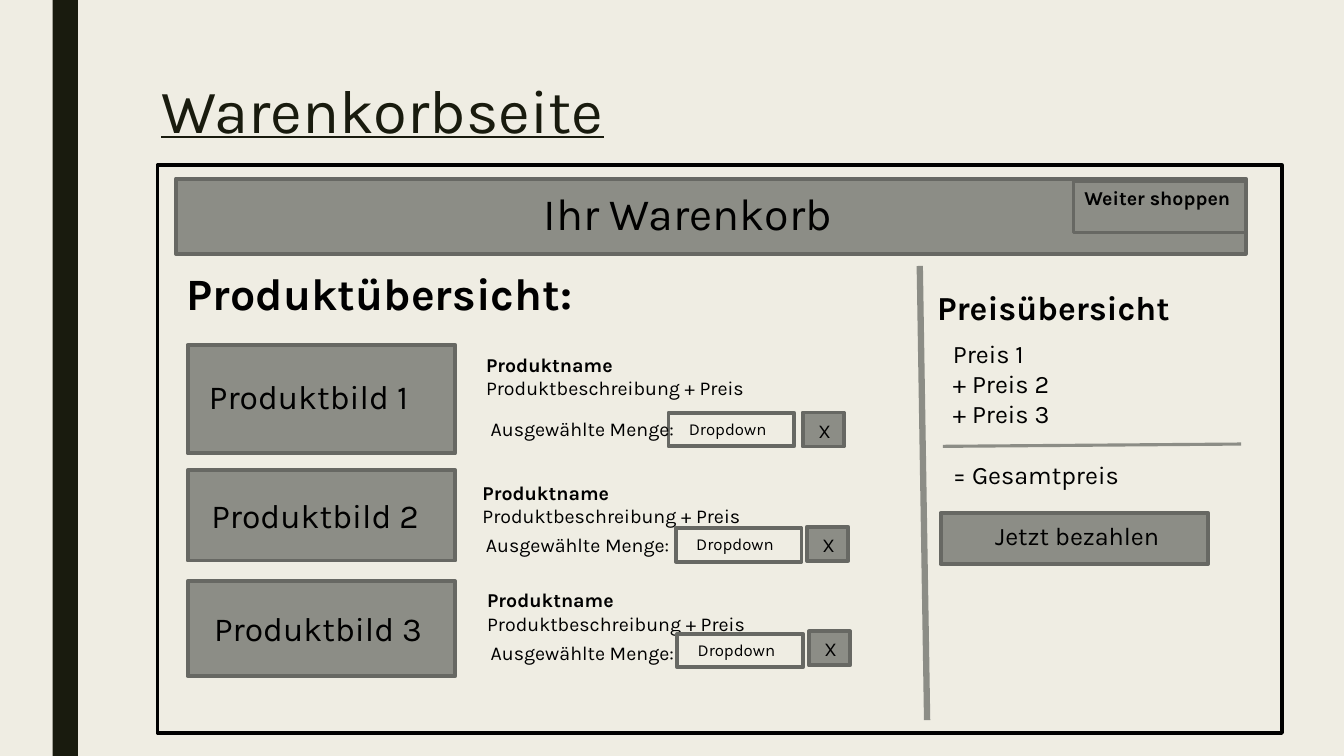
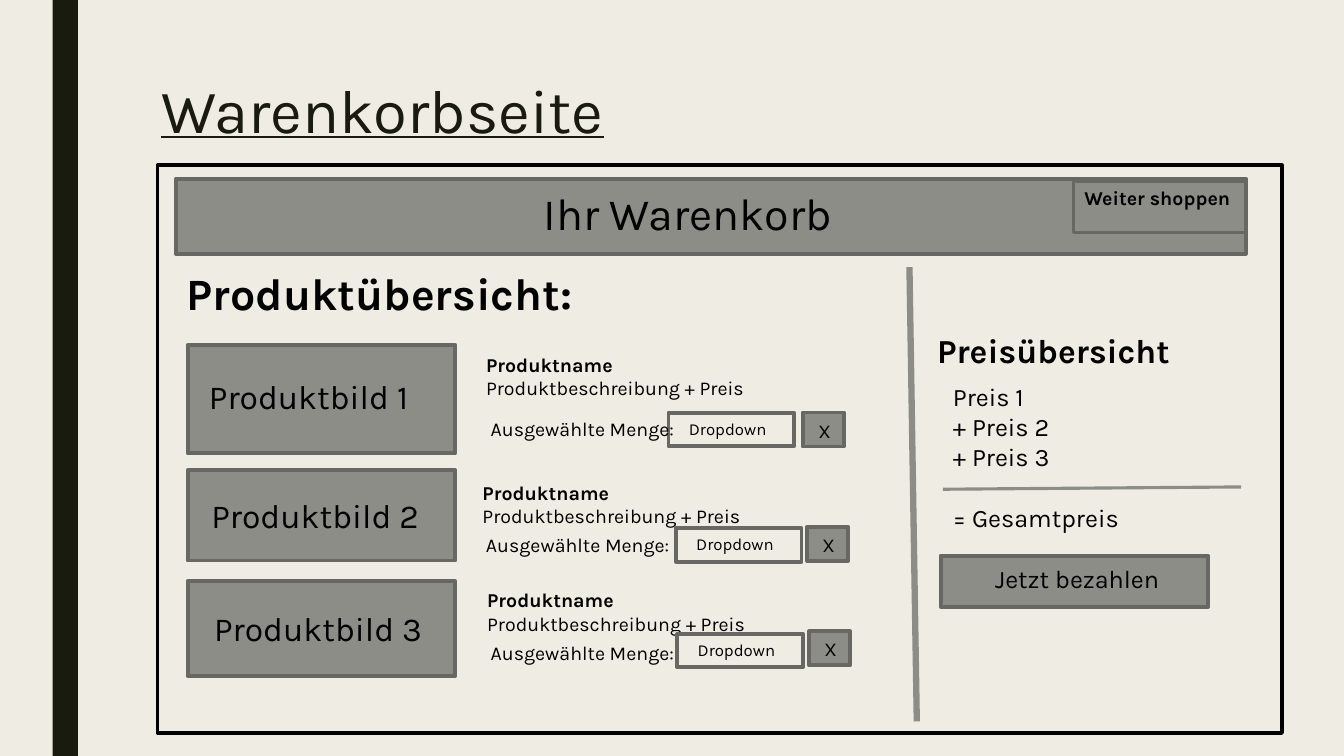
Before and after one commit to Alinabuss/Portfolio_Pruefung, a slide deck: slide 4 of Paper_Prototype.pptx. Drawn at 1344x756 pixels with LibreOffice and Linux fonts; fonts in the diff are those of the drawing. Boxes give left, top, right and bottom in pixels: in the first picture for what was removed or moved away, otherwise in the second. Text is boxed around its words. In the diff, an @@ line names an element or a change of style, - is before the commit and + after.

```diff
--- a/Paper_Prototype.pptx
+++ b/Paper_Prototype.pptx
@@ line moved from (920, 266) - (928, 720) to (909, 267) - (918, 722) @@
@@ text "Preis 1": place and size @@
-text "Preis 1" at <box>953,345,1119,490</box>
+text "Preis 1" at <box>953,388,1119,533</box>
@@ line moved from (1241, 445) - (943, 447) to (1241, 487) - (943, 489) @@
@@ 2 texts, 1 rectangle: place and size @@
-2 texts, 1 rectangle at <box>937,296,1208,565</box>
+2 texts, 1 rectangle at <box>937,339,1208,607</box>
```
Also in this commit, not shown: 3 other slides changed, 1 other file.
